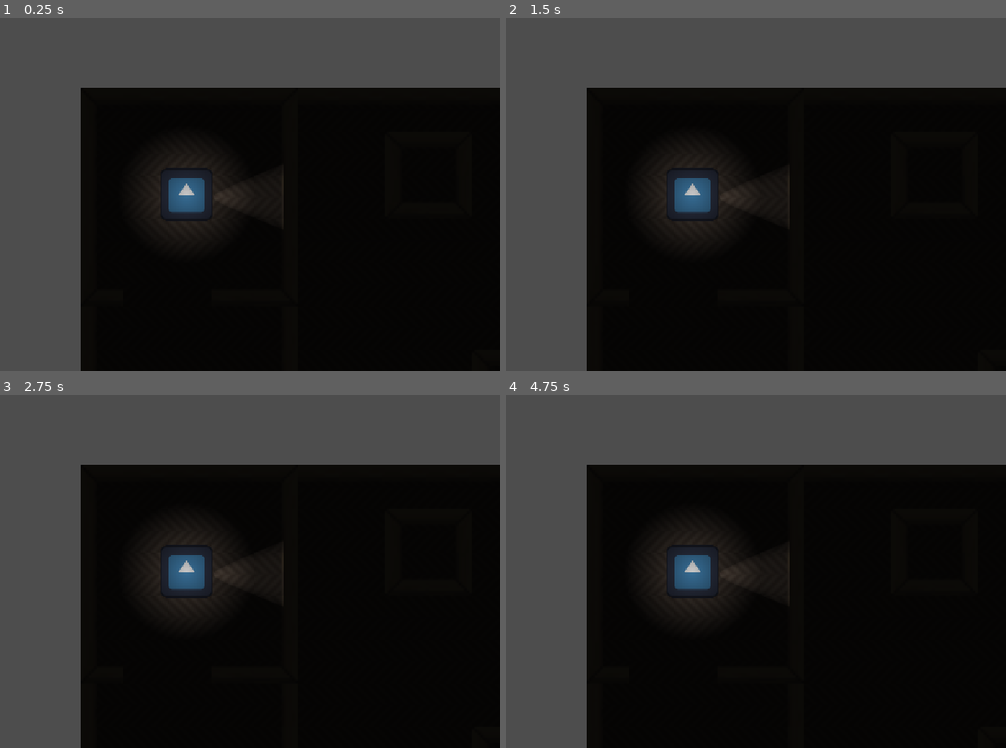
Above: before the commit, frames 1-4 (two rows, left to right).
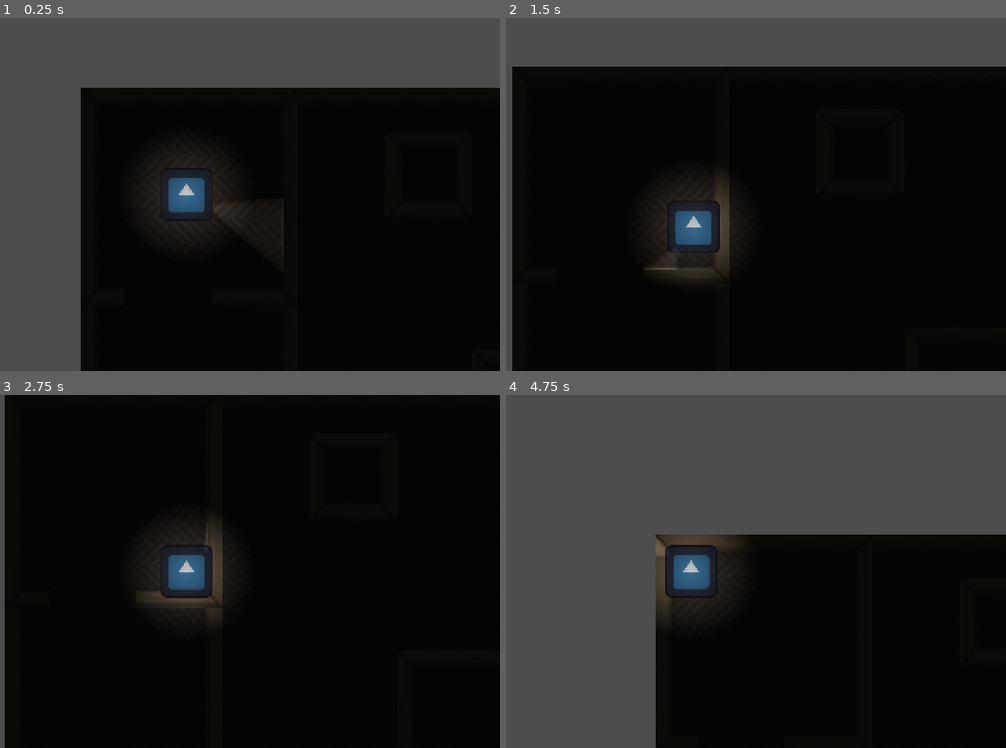
Above: after the commit, the same moments.

Repository: davidantunes23/dj_prototype
Game: Godot game, scene res://scenes/player/player_arena.tscn
Two runs of this game, one before a commit and one after it. Both use one fixed random seed, a clock stepped at 60 frames per second and the inputs below. The project has no main scene, so this scene is started directly. The engine's default icon, where the game draws it, is replaced by a stand-in: a white triangle on a blue panel in a dark square.
Inputs (mouse positions are in pixels of both pictures, inside the frame that each line leads up to):
- Up to frame 1 (0.25 s): no input
- Up to frame 2 (1.5 s): tap Enter at 0.5 s; move the mouse to (831, 176) at 0.52 s; hold D (move_right) 0.53-1.28 s; tap E (make_sound) at 0.6, 1.35 s; move the mouse to (566, 212) at 1.27 s; hold S (move_down) from 1.28 s (still down)
- Up to frame 3 (2.75 s): move the mouse to (250, 493) at 2.02 s; release S (move_down) at 2.03 s; hold D (move_right) from 2.03 s (still down); tap E (make_sound) at 2.1 s
- Up to frame 4 (4.75 s): move the mouse to (661, 642) at 2.77 s; release D (move_right) at 2.78 s; hold W (move_up) 2.78-3.53 s; tap E (make_sound) at 2.85, 3.6, 4.35 s; move the mouse to (881, 624) at 3.52 s; hold A (move_left) from 3.53 s (still down); move the mouse to (outside the picture) at 4.27 s

The runs differ from the first frame. In frame 1, less than 0.1% of the frame differs, in the area x 56-57%, y 44-66%; in frame 2, 22%; in frame 3, 33%, in the area x 0-100%, y 0-100%; in frame 4, 26%.
Error before the commit: Parse Error: Used space character for indentation instead of tab as used before in the file. (res://scripts/player/player.gd:15)

Commit message:
Fix variable name and indentation

Diff:
--- a/scripts/player/player.gd
+++ b/scripts/player/player.gd
@@ -12,7 +12,7 @@
 	velocity = direction * SPEED
 	move_and_slide()
 
-    var mouse_pos = get_global_mouse_position()
-    var target_angle = (mouse_pos - arm_pivot.global_position).angle()
+	var mouse_pos = get_global_mouse_position()
+	var target_angle = (mouse_pos - arm_pivot.global_position).angle()
 
-    arm_pivot.global_rotation = lerp_angle(arm_pibot.global_rotation, target_angle, TURN_SPEED * delta)
+	arm_pivot.global_rotation = lerp_angle(arm_pivot.global_rotation, target_angle, TURN_SPEED * delta)
